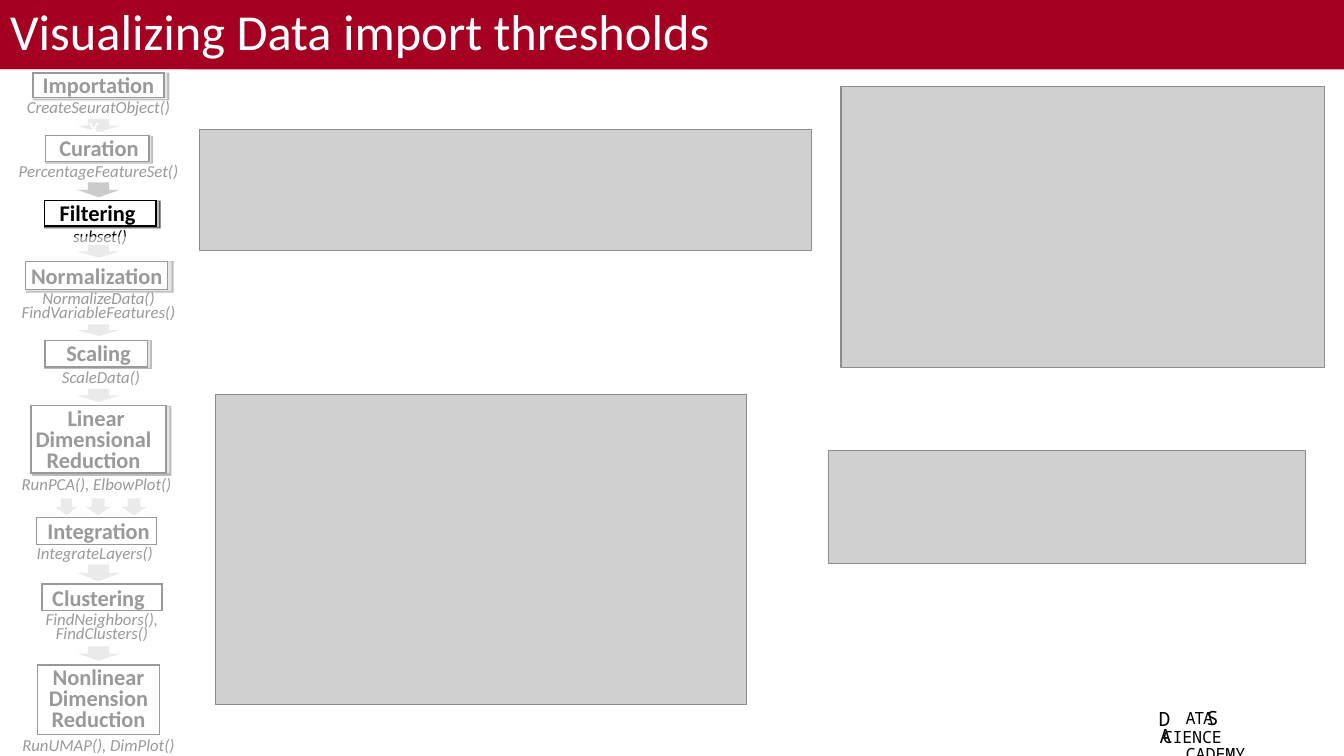
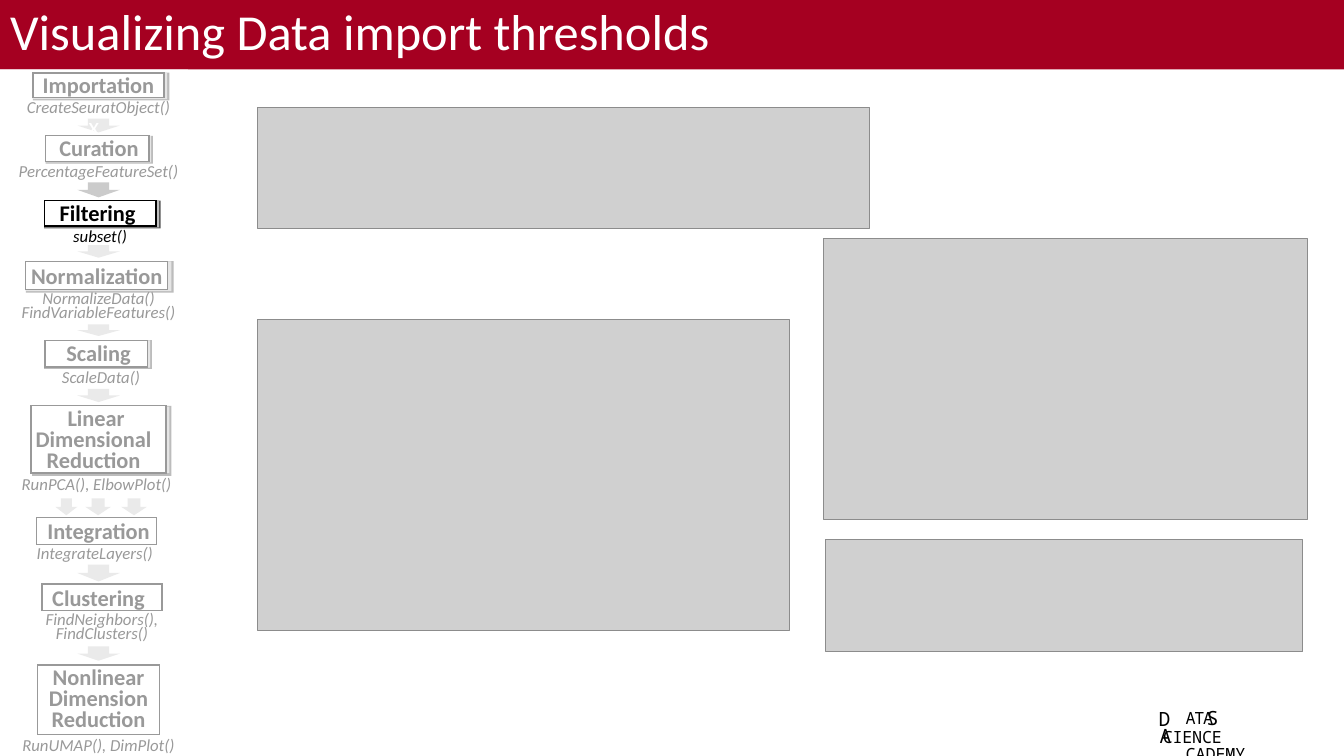
Before and after one commit to bacorli2/scrna_workshop, a slide deck: slide 11 of M5_Seurat_DGE_and_Exploratory/M5_Seurat_DGE_Exploratory.pptx. Drawn at 1344x756 pixels with LibreOffice and Linux fonts; fonts in the diff are those of the drawing; grey boxes stand for pictures; background and template pictures are left out. Boxes give left, top, right and bottom in pixels: in the first picture for what was removed or moved away, otherwise in the second. Text is boxed around its words. In the diff, an @@ line names an element or a change of style, - is before the commit and + after.

```diff
--- a/M5_Seurat_DGE_and_Exploratory/M5_Seurat_DGE_Exploratory.pptx
+++ b/M5_Seurat_DGE_and_Exploratory/M5_Seurat_DGE_Exploratory.pptx
@@ picture: place and size @@
-picture at (200,129,812,250)
+picture at (258,108,870,229)
@@ picture: place and size @@
-picture at (841,86,1325,367)
+picture at (824,238,1308,519)
@@ rectangle: place and size @@
-rectangle at (0,237,188,756)
+rectangle at (0,243,188,756)
@@ picture: place and size @@
-picture at (215,394,747,705)
+picture at (258,320,790,630)
@@ picture: place and size @@
-picture at (829,451,1306,563)
+picture at (826,539,1303,651)
```
Also in this commit, not shown: 14 other slides changed, 2 other files.
